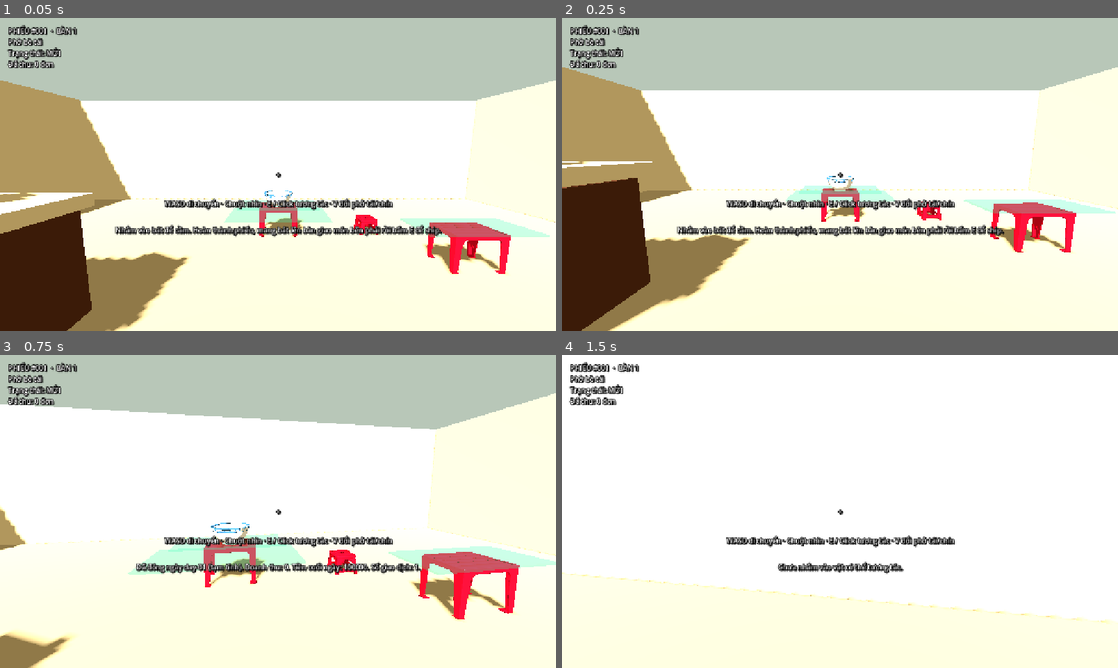
Above: before the commit, frames 1-4 (two rows, left to right).
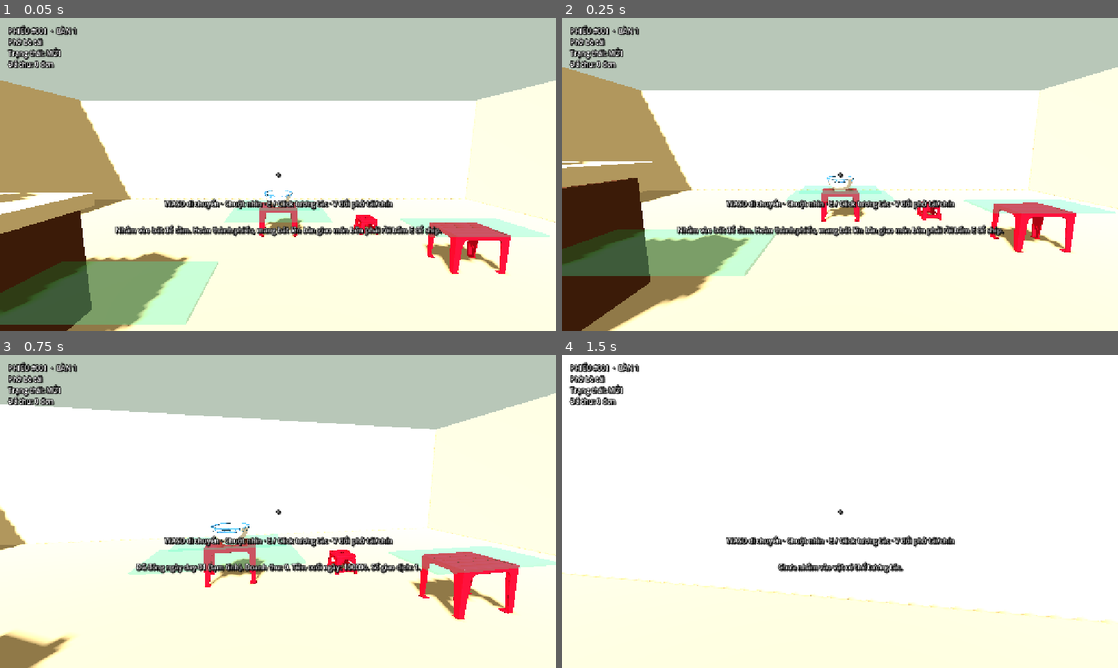
Above: after the commit, the same moments.

Repository: 24021368-DucAnh/Pho_Dau_Ngo
Game: Godot game, scene res://scenes/main.tscn
Same seed, same stepped clock (60 frames per second), same inputs: the game is played once before the commit and once after it.
Inputs (mouse positions are in pixels of both pictures, inside the frame that each line leads up to):
- Up to frame 1 (0.05 s): no input
- Up to frame 2 (0.25 s): no input
- Up to frame 3 (0.75 s): tap T at 0.5 s; move the mouse to (305, 511) at 0.52 s; hold W (move_forward) from 0.53 s (still down); hold C (close_day) from 0.53 s (still down)
- Up to frame 4 (1.5 s): keep holding W (move_forward); tap T at 1.25 s; move the mouse to (812, 511) at 1.27 s; release C (close_day) at 1.28 s; tap E (interact) at 1.35 s

The runs differ from the first frame. In frame 1, 6.8% of the frame differs, in the area x 0-40%, y 77-98%; in frame 2, 4.8%; in frame 3, nothing differs; in frame 4, nothing differs.

Commit message:
Multi-order loop: dirty bowl after serve, wash zone, next order on wash

Diff:
--- a/game/scenes/main.tscn
+++ b/game/scenes/main.tscn
@@ -323,6 +323,18 @@
 shape = SubResource("BoxShape3D_zone")
 
 [node name="DeliveryVisual" type="MeshInstance3D" parent="DeliveryZone"]
+material_override = SubResource("StandardMaterial3D_zone")
+mesh = SubResource("BoxMesh_zone")
+
+[node name="WashZone" type="Area3D" parent="."]
+transform = Transform3D(1, 0, 0, 0, 1, 0, 0, 0, 1, -1.2, 0.6, -0.3)
+collision_layer = 2
+collision_mask = 0
+
+[node name="WashCollision" type="CollisionShape3D" parent="WashZone"]
+shape = SubResource("BoxShape3D_zone")
+
+[node name="WashVisual" type="MeshInstance3D" parent="WashZone"]
 material_override = SubResource("StandardMaterial3D_zone")
 mesh = SubResource("BoxMesh_zone")
 
